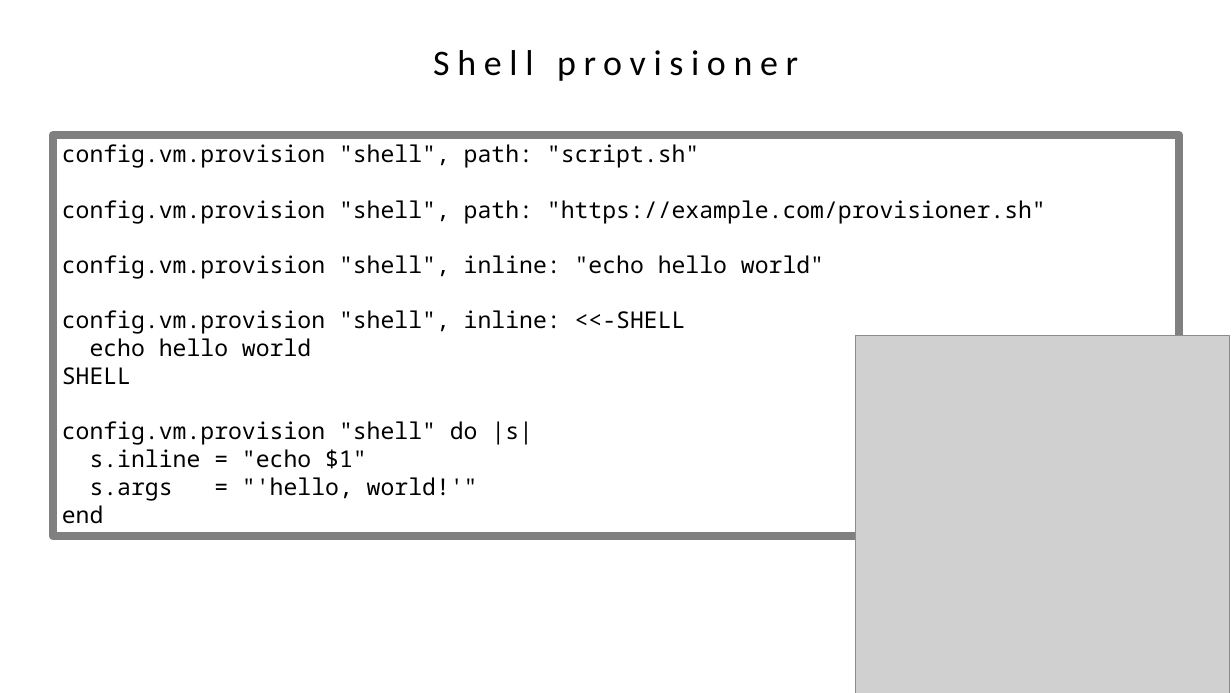
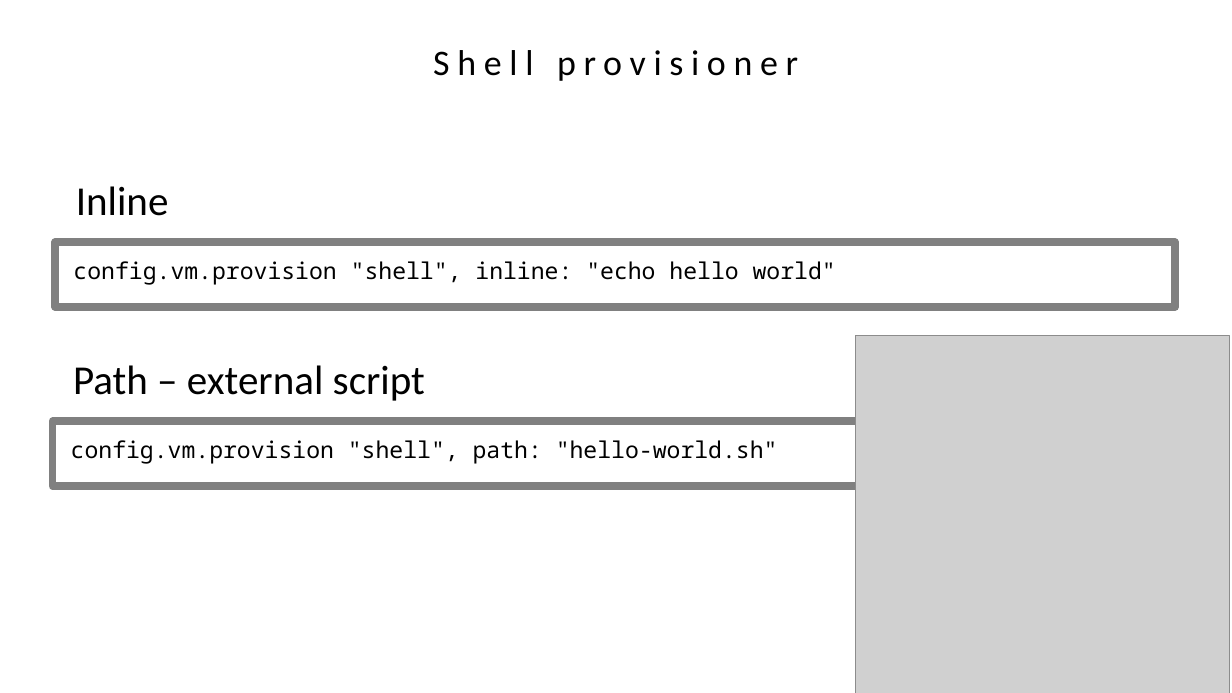
Before and after one commit to agavazov/vagrant-presentation, a slide deck: slide 24 of vagrant.pptx (slide 18 before the commit). Drawn at 1232x693 pixels with LibreOffice and Linux fonts; fonts in the diff are those of the drawing; grey boxes stand for pictures. Boxes give left, top, right and bottom in pixels: in the first picture for what was removed or moved away, otherwise in the second. Text is boxed around its words. In the diff, an @@ line names an element or a change of style, - is before the commit and + after.

```diff
--- a/vagrant.pptx
+++ b/vagrant.pptx
@@ rectangle removed at bbox=[53, 135, 1179, 536] @@
-config.vm.provision "shell", path: "script.sh"
-config.vm.provision "shell", path: "https://example.com/provisioner.sh"
-config.vm.provision "shell", inline: "echo hello world"
-config.vm.provision "shell", inline: <<-SHELL
-echo hello world
-SHELL
-config.vm.provision "shell" do |s|
-s.inline = "echo $1"
-s.args = "'hello, world!'"
-end
@@ text added at bbox=[76, 186, 169, 216], 32 pt, text #000000 @@
+Inline
@@ rectangle added at bbox=[55, 242, 1176, 307], outline #808080 6 pt, 18 pt, text #000000 @@
+config.vm.provision "shell", inline: "echo hello world"
@@ text added at bbox=[73, 365, 425, 401], 32 pt, text #000000 @@
+Path – external script
@@ rectangle added at bbox=[53, 421, 1173, 486], outline #808080 6 pt, 18 pt, text #000000 @@
+config.vm.provision "shell", path: "hello-world.sh"
```
Also in this commit, not shown: 10 other slides changed, 11 slides added, 6 slides removed, 21 other files.
